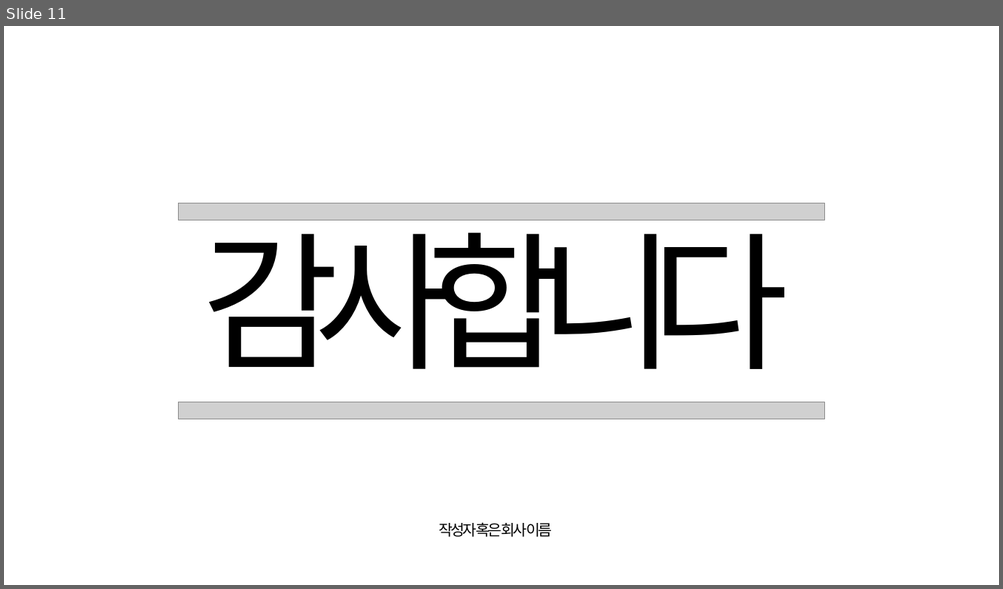
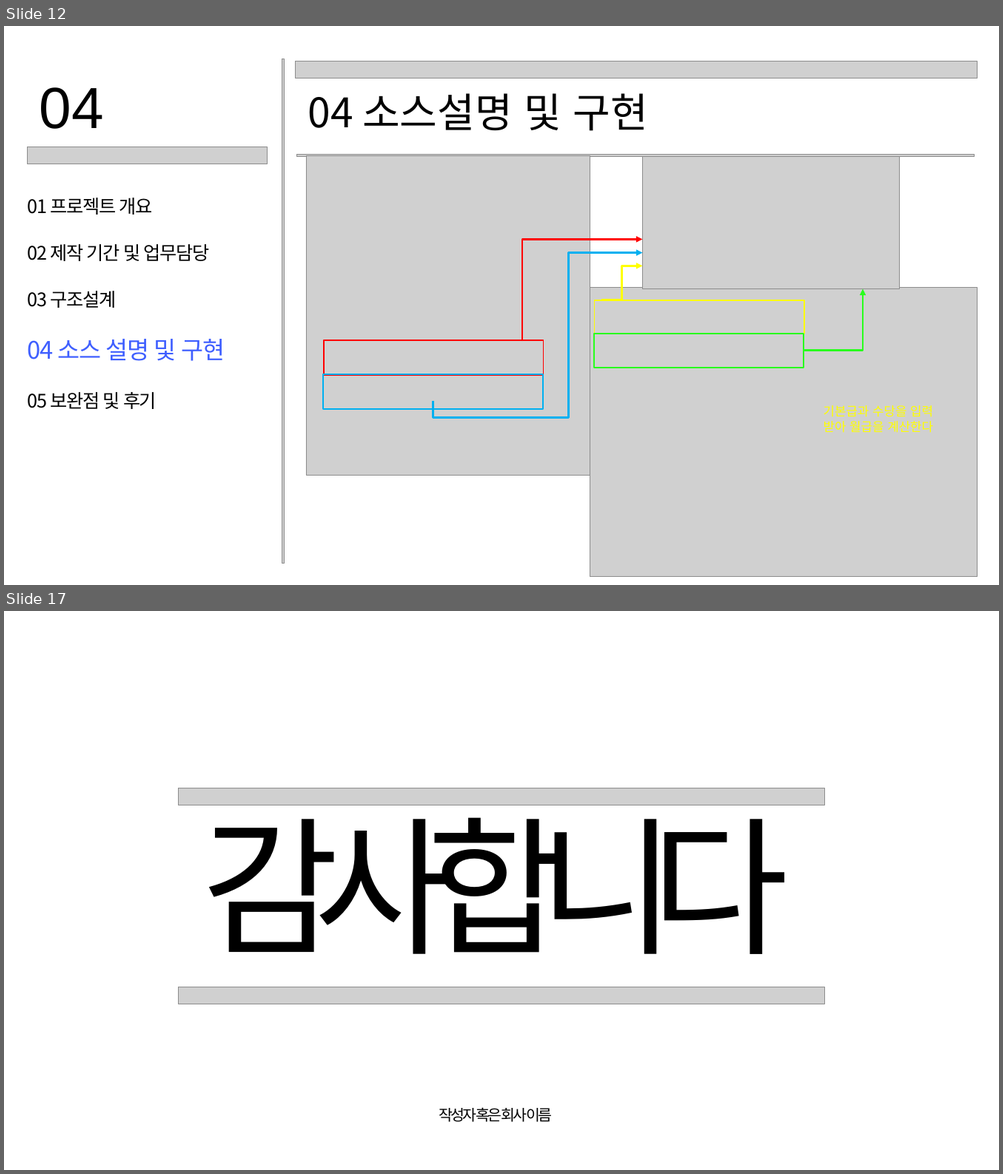
Before and after one commit to jihokim86/-team3-1st-_-project, a slide deck: CLI_직원관리프로그램.pptx. Shown one above the other, each under a label of ours: slide 11 before the commit, slides 12 and 17 after it; the slides between them are not shown. The pictures are 1003x589 and 1003x1174 pixels, drawn with LibreOffice and Linux fonts; fonts in the diff are those of the drawing; grey boxes stand for pictures. Boxes give left, top, right and bottom in pixels: in the first picture for what was removed or moved away, otherwise in the second. Text is boxed around its words. In the diff, an @@ line names an element or a change of style, - is before the commit and + after.

```diff
--- a/CLI_직원관리프로그램.pptx
+++ b/CLI_직원관리프로그램.pptx
@@ slide 12 added at box(4, 26, 999, 585), background #FFFFFF @@
@@ picture added at box(282, 59, 284, 563) @@
@@ picture added at box(296, 61, 976, 78) @@
@@ text added at box(40, 87, 104, 129), 84 pt, text #000000 @@
+04
@@ text added at box(308, 93, 647, 131), 59 pt, text #000000 @@
+04 소스설명 및 구현
@@ picture added at box(27, 147, 267, 164) @@
@@ picture added at box(296, 154, 973, 157) @@
@@ picture added at box(306, 156, 590, 475) @@
@@ picture added at box(642, 156, 899, 289) @@
@@ text added at box(28, 198, 152, 215), 27 pt, text #000000 @@
+01 프로젝트 개요
@@ text added at box(28, 244, 210, 261), 27 pt, text #000000 @@
+02 제작 기간 및 업무담당
@@ elbow arrow added from (532, 340) to (642, 239), #FF0000 3 pt @@
@@ elbow arrow added from (433, 401) to (642, 252), #00B0F0 3 pt @@
@@ elbow arrow added from (601, 301) to (642, 266), #FFFF00 3 pt @@
@@ text added at box(28, 291, 116, 308), 27 pt, text #000000 @@
+03 구조설계
@@ picture added at box(590, 287, 976, 577) @@
@@ elbow arrow added from (804, 351) to (862, 289), #28FF1D 3 pt @@
@@ rectangle added at box(595, 301, 804, 335), outline #FFFF00 2 pt @@
@@ rectangle added at box(594, 334, 804, 368), outline #28FF1D 2 pt @@
@@ text added at box(28, 339, 225, 361), 35 pt, text #3F5FFF @@
+04 소스 설명 및 구현
@@ rectangle added at box(324, 340, 543, 375), outline #FF0000 2 pt @@
@@ rectangle added at box(323, 375, 543, 409), outline #00B0F0 2 pt @@
@@ text added at box(28, 392, 156, 409), 27 pt, text #000000 @@
+05 보완점 및 후기
@@ text added at box(823, 406, 933, 433), 18 pt, text #FFFF00 @@
+기본급과 수당을 입력 받아 월급을 계산한다
@@ what was slide 11 is now slide 17 @@
```
Also in this commit, not shown: 10 slides changed, 5 other slides added, 2 other files.
